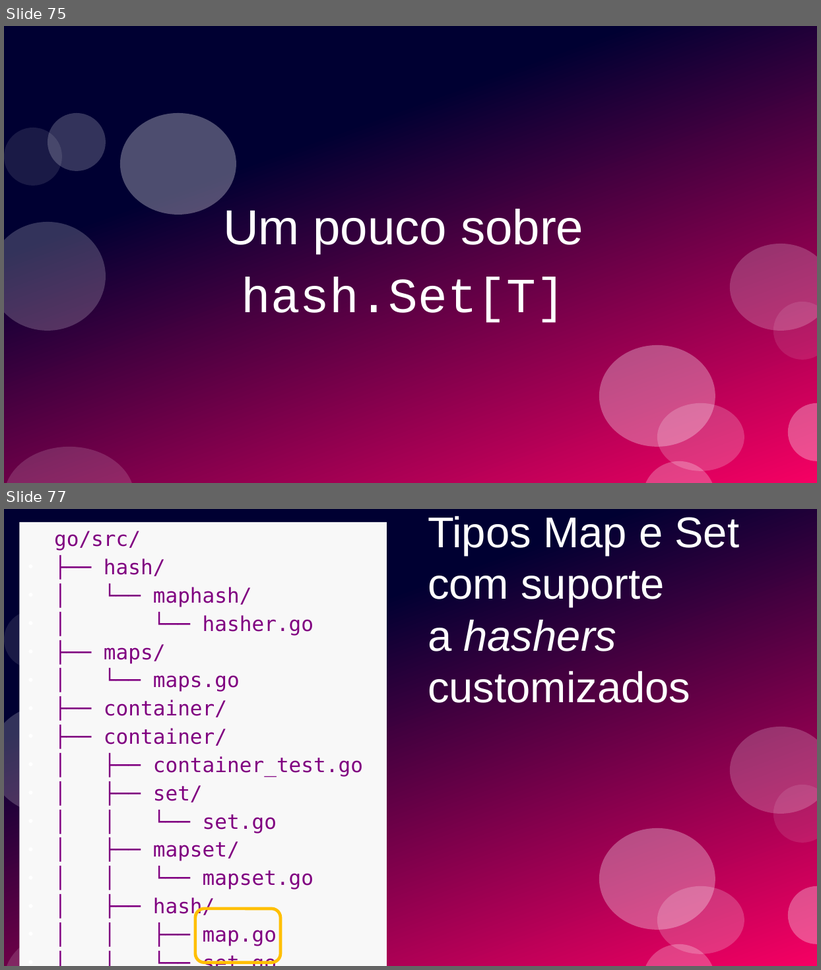
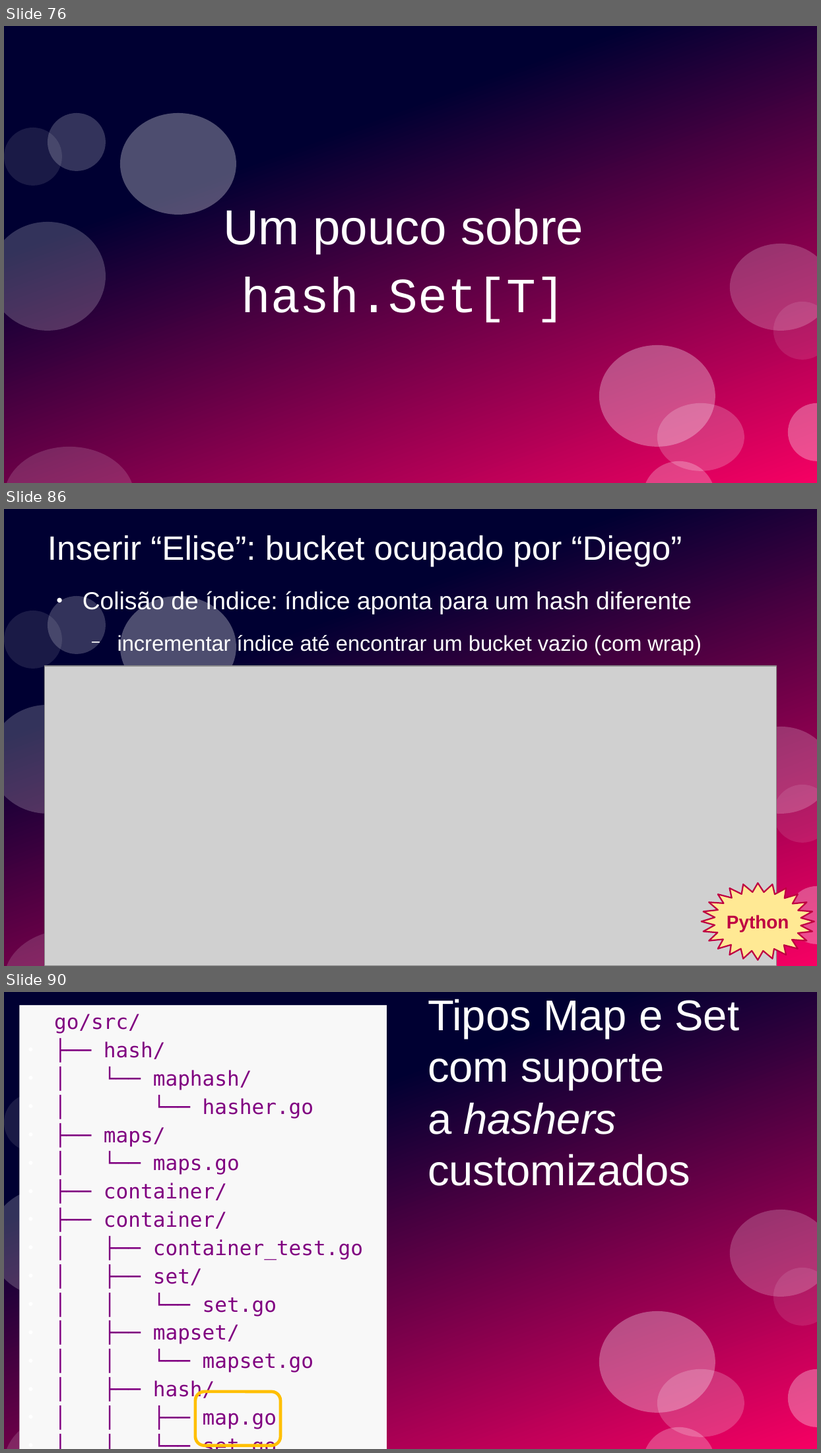
Before and after one commit to ramalho/sets-in-go, a slide deck: conj-em-go1_28.odp. Shown one above the other, each under a label of ours: slides 75 and 77 before the commit, slides 76, 86 and 90 after it; the slides between them are not shown. The pictures are 821x970 and 821x1453 pixels, drawn with LibreOffice and Linux fonts; fonts in the diff are those of the drawing; grey boxes stand for pictures. Boxes give left, top, right and bottom in pixels: in the first picture for what was removed or moved away, otherwise in the second. Text is boxed around its words. In the diff, an @@ line names an element or a change of style, - is before the commit and + after.

```diff
--- a/conj-em-go1_28.odp
+++ b/conj-em-go1_28.odp
@@ slide 86 added at <box>4,509,817,966</box>, background #FFFFFF; not listed: 10 template elements that a slide beside it also shows @@
@@ title added at <box>48,535,682,566</box>, 33 pt, text #FFFFFF @@
+Inserir “Elise”: bucket ocupado por “Diego”
@@ text added at <box>83,590,701,655</box>, 21 pt, text #FFFFFF @@
+● Colisão de índice: índice aponta para um hash diferente
+  − incrementar índice até encontrar um bucket vazio (com wrap)
@@ picture added at <box>44,666,777,966</box> @@
@@ freeform shape added at <box>702,884,815,960</box>, fill #FFE994, outline #BF0041 1.42 pt, 18 pt, text #BF0041, bold @@
+Python
@@ what was slide 75 is now slide 76 @@
@@ what was slide 77 is now slide 90 @@
```
Also in this commit, not shown: 15 slides changed, 12 other slides added, 2 other files.
